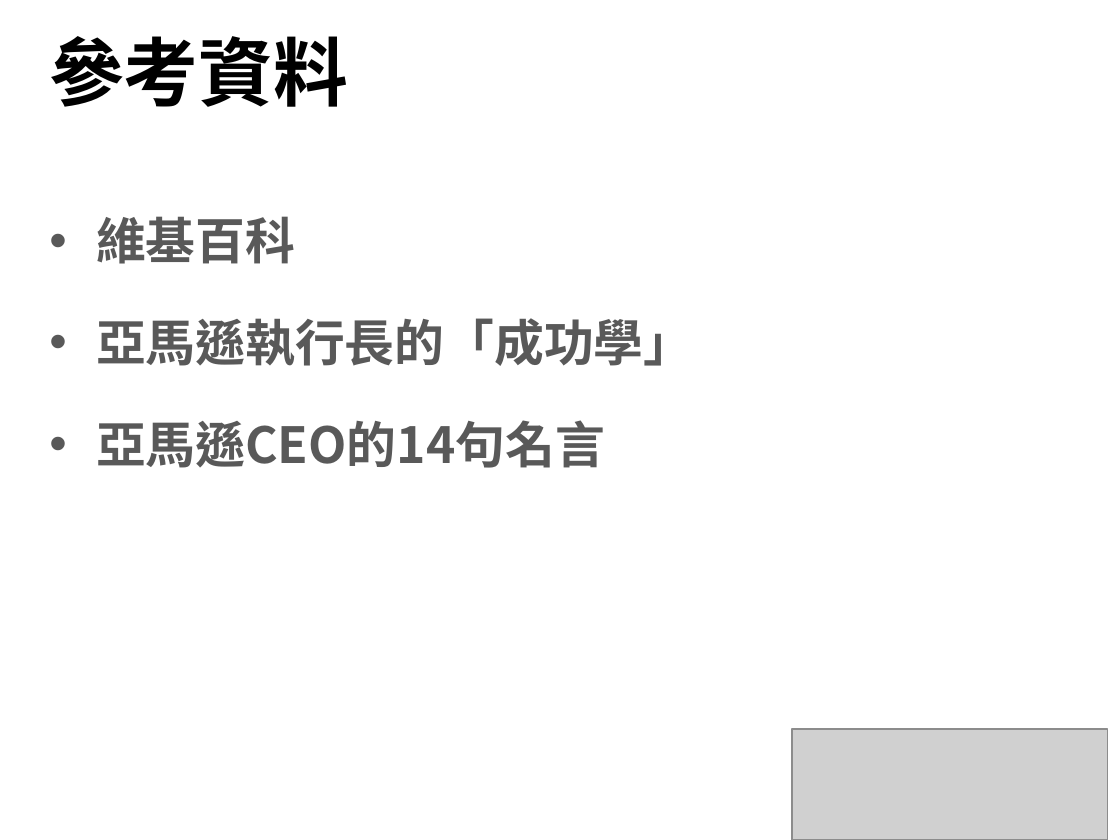
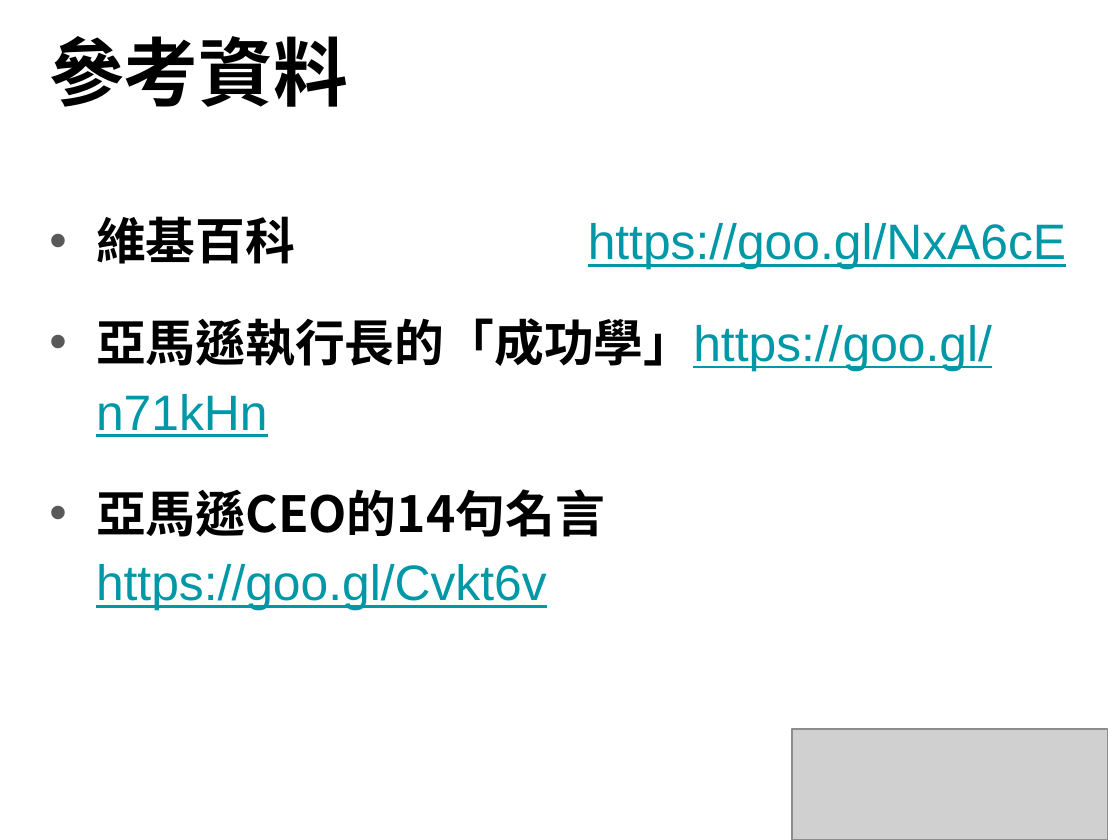
Before and after one commit to alex19891118/NTUB105, a slide deck: slide 26 of Amazon/Jeff Bezos .pptx. Drawn at 1120x840 pixels with LibreOffice and Linux fonts; fonts in the diff are those of the drawing; grey boxes stand for pictures. Boxes give left, top, right and bottom in pixels: in the first picture for what was removed or moved away, otherwise in the second. Text is boxed around its words. In the diff, an @@ line names an element or a change of style, - is before the commit and + after.

Commit message:
'UPDATE_20161128_V2'

```diff
--- a/Amazon/Jeff Bezos .pptx
+++ b/Amazon/Jeff Bezos .pptx
@@ text at [96, 216, 1066, 611]: text changed; font Noto Sans CJK SC to Arial; text colour #595959 to #0097A7; bold off @@
-• 維基百科
-• 亞馬遜執行長的「成功學」
-• 亞馬遜CEO的14句名言
+• 維基百科 https://goo.gl/NxA6cE
+• 亞馬遜執行長的「成功學」https://goo.gl/n71kHn
+• 亞馬遜CEO的14句名言 https://goo.gl/Cvkt6v
```
Also in this commit, not shown: 4 other slides changed.
